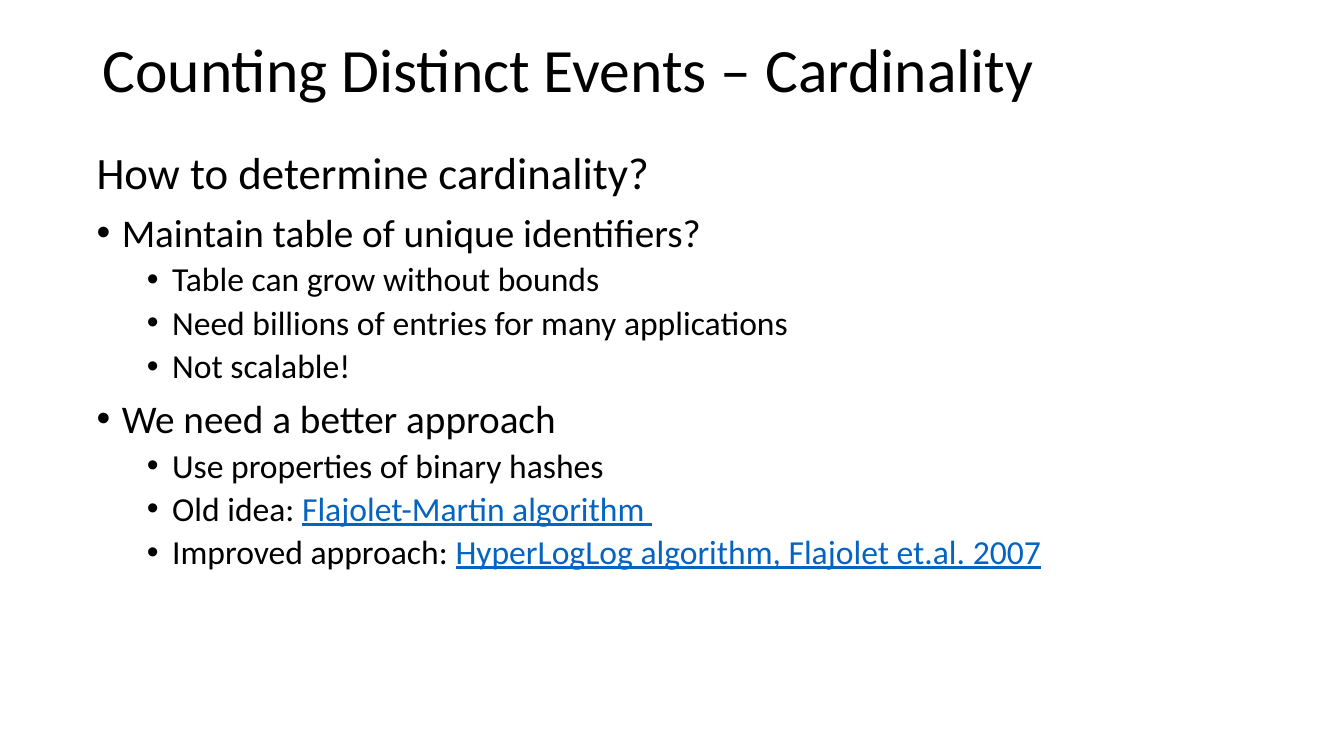
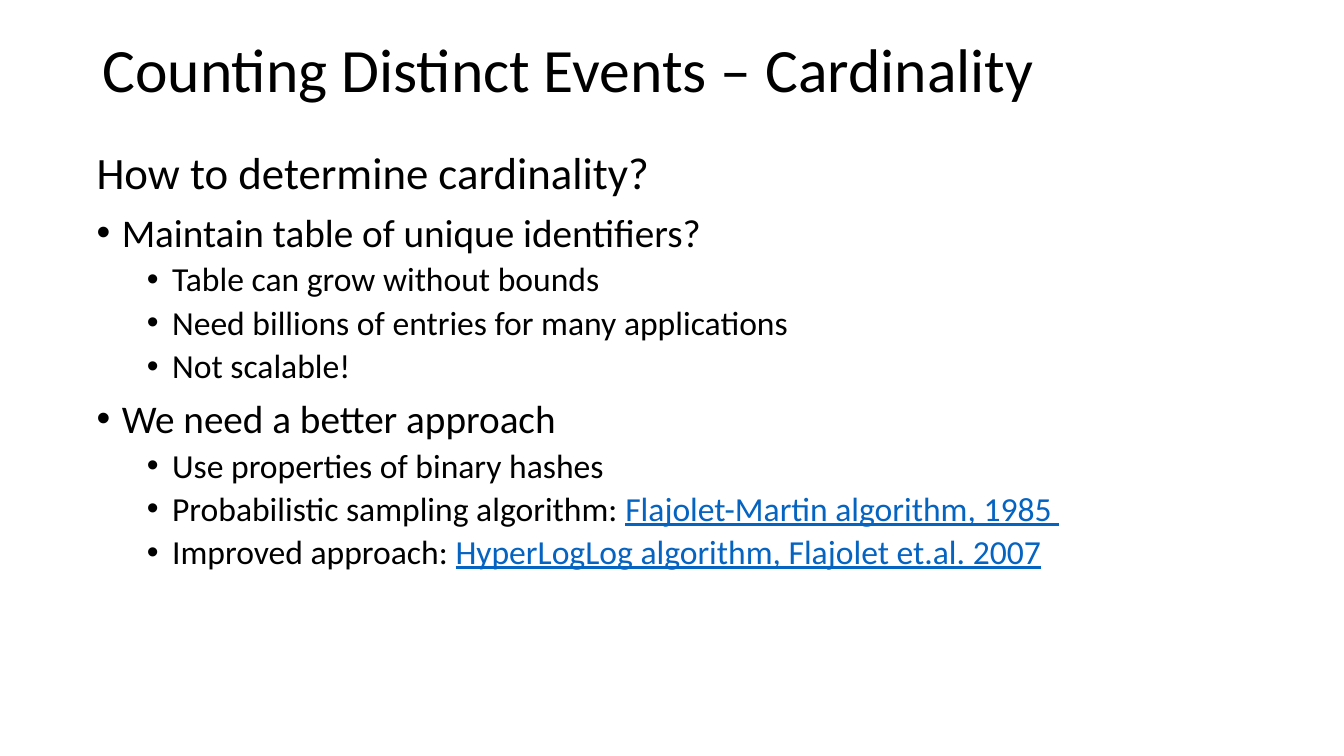
Before and after one commit to StephenElston/CSCI-E-108, a slide deck: slide 59 of slides/3_StreamingAnalytics.pptx. Drawn at 1344x756 pixels with LibreOffice and Linux fonts; fonts in the diff are those of the drawing. Boxes give left, top, right and bottom in pixels: in the first picture for what was removed or moved away, otherwise in the second. Text is boxed around its words. In the diff, an @@ line names an element or a change of style, - is before the commit and + after.

Commit message:
Added slides on HyperLogLog algorithm

```diff
--- a/slides/3_StreamingAnalytics.pptx
+++ b/slides/3_StreamingAnalytics.pptx
@@ text at bbox=[172, 497, 1052, 527]: text changed; text colour #0563C1 to #000000 @@
-  • Old idea: Flajolet-Martin algorithm
+  • Probabilistic sampling algorithm: Flajolet-Martin algorithm, 1985
```
Also in this commit, not shown: 2 other slides changed, 5 slides added.
